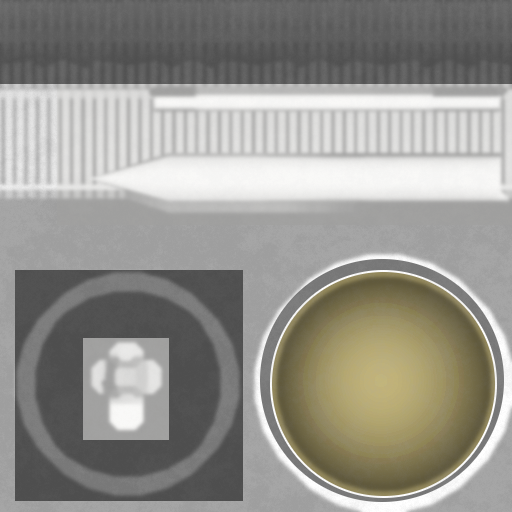
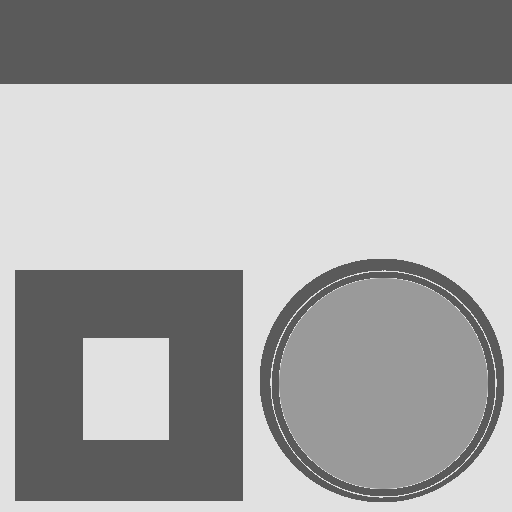
Revision of a layered 512 × 512 image; what changed, layer by layer:
added layer "Warstwa #1" above "Warstwa" over [0, 0, 512, 512]
hid "Warstwa", opacity 35% → 100%, blend multiply → normal, painted on it over [0, 0, 512, 512]
hid "sv_uppertank_bits.png", painted on it over [0, 0, 512, 512]
